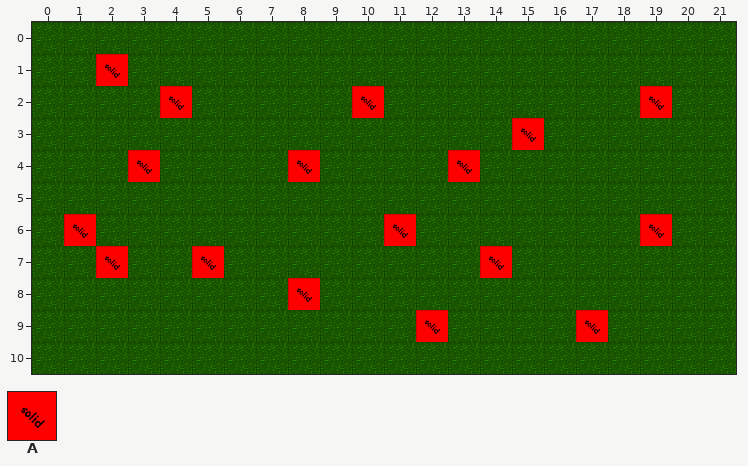
A Tiled map gets an edit: game/data/ortho_trees_map.tmx. The first picture shows the starting point.
Cells are 64x64 px. Shown: x 0..21, y 0..10.
Key: from "collisiontiles": A 0 "solid".
_ is an empty cell.
Layers that did not change in this view are not listed.
Layer "collision" before, first column x 0:
 0 ______________________
 1 __A___________________
 2 ____A_____A________A__
 3 _______________A______
 4 ___A____A____A________
 5 ______________________
 6 _A_________A_______A__
 7 __A__A________A_______
 8 ________A_____________
 9 ____________A____A____
10 ______________________
The result:
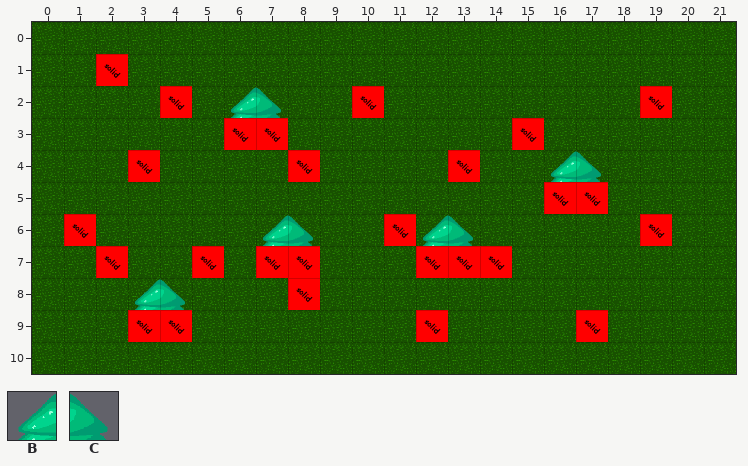
Further tiles: from "trees_ortho": B 4, C 5.
Difference:
Layer "Tile Layer 2":
The edit adds tile B in row 2 at x 6; in row 4 at x 16; in row 6 at x 7 and 12; in row 8 at x 3.
The edit adds tile C in row 2 at x 7; in row 4 at x 17; in row 6 at x 8 and 13; in row 8 at x 4.
Layer "collision":
The edit adds tile A in row 3 at x 6 to 7; in row 5 at x 16 to 17; in row 7 at x 7 to 8 and 12 to 13; in row 9 at x 3 to 4.
